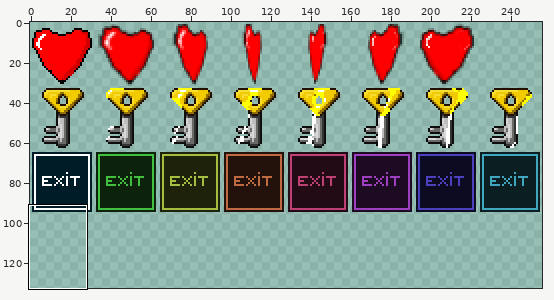
Two states of a sprite sheet, public_html/sprites/collectibles.png. Above: a wide view before the commit, with the close-up outlined.
Close-up. First the earlier version:
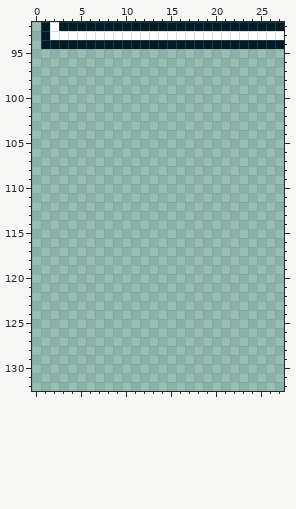
The file is 256x256 pixels. Pixels under 10% opacity are left out. Colours within 5 levels of each other are drawn and written as one. Shown: x 0..27, y 92..132. The wide view leaves out empty margins.
After the commit:
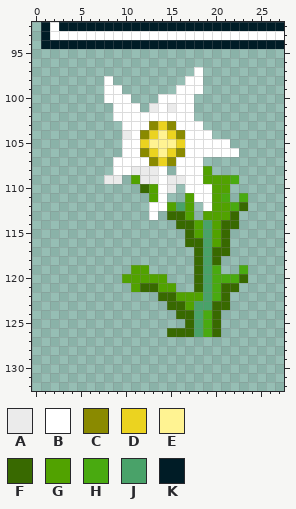
Palette (. is transparent): A #ebebeb  B #ffffff  C #8a8a00  D #ebd320  E #fff392  F #386900  G #51a200  H #49aa10  J #49a269  K #001c26
Changes in this commit:
Colour A is added in row 101 at x 13 and 15; in row 104 at x 10; in row 108 at x 11 to 13; in row 109 at x 8 to 9, 12 to 13 and 15 to 16; in row 110 at x 15.
Colour B is added in row 97 at x 18; in row 98 at x 8 and 17 to 18; in row 99 at x 8 to 9 and 16 to 18; in row 100 at x 8 to 10 and 14 to 17; in row 101 at x 9 to 11, 14 and 16 to 17; in row 102 at x 9 to 17.
Colour B is added in row 103 at x 10 to 12 and 16 to 18; in row 104 at x 11 and 17 to 19; in row 105 at x 10 to 11 and 17 to 21; in row 106 at x 10 to 11 and 17 to 22; in row 107 at x 9 to 12 and 16 to 18; in row 108 at x 9 to 10, 14 and 16 to 18.
Colour B is added in row 109 at x 14 and 17 to 18; in row 110 at x 14 and 17 to 19; in row 111 at x 14 and 18 to 19; in row 112 at x 13 to 14 and 19; in row 113 at x 13.
Colour C is added in row 103 at x 13 and 15; in row 104 at x 12 and 16; in row 106 at x 12 and 16; in row 107 at x 13 and 15.
Colour D is added in row 103 at x 14; in row 104 at x 13 and 15; in row 105 at x 12 and 16; in row 106 at x 13 and 15; in row 107 at x 14.
Colour E is added in row 104 at x 14; in row 105 at x 13 to 15; in row 106 at x 14.
Colour F is added in row 110 at x 12; in row 112 at x 23; in row 113 at x 15 to 16 and 22; in row 114 at x 16 to 17 and 21 to 22; in row 115 at x 17 and 21; in row 116 at x 17 to 18 and 21.
Colour F is added in row 117 at x 18 and 20 to 21; in row 118 at x 18 and 20; in row 119 at x 18; in row 120 at x 18 and 23; in row 121 at x 12 to 13, 18 and 21 to 22; in row 122 at x 14 to 15 and 21.
Colour F is added in row 123 at x 15 to 16 and 20 to 21; in row 124 at x 16 to 17 and 20; in row 125 at x 17 and 20; in row 126 at x 15 to 17 and 20.
Colour G is added in row 108 at x 19; in row 109 at x 11 and 19 to 21; in row 110 at x 13 and 20 to 21; in row 111 at x 13, 17 and 20; in row 112 at x 15, 17 and 20 to 21; in row 113 at x 17 and 19 to 21.
Colour G is added in rows 114 to 115 at x 18 and 20; in row 116 at x 20; in row 119 at x 11 to 12; in row 120 at x 10 to 14; in row 121 at x 11 and 14 to 15; in row 122 at x 16 to 18.
Colour G is added in row 123 at x 17.
Colour H is added in row 109 at x 22; in row 111 at x 21 and 23; in row 112 at x 22; in row 119 at x 20 and 23; in row 120 at x 20 to 22; in rows 121 to 122 at x 20.
Colour H is added in rows 124 to 126 at x 19.
Colour J is added in row 112 at x 16; in rows 114 to 122 at x 19; in row 123 at x 18 to 19; in rows 124 to 126 at x 18.
Boxes around the changes in both close-ups, in picture pixels (x1, y1, x2, y2):
added: (104, 67, 248, 337)
